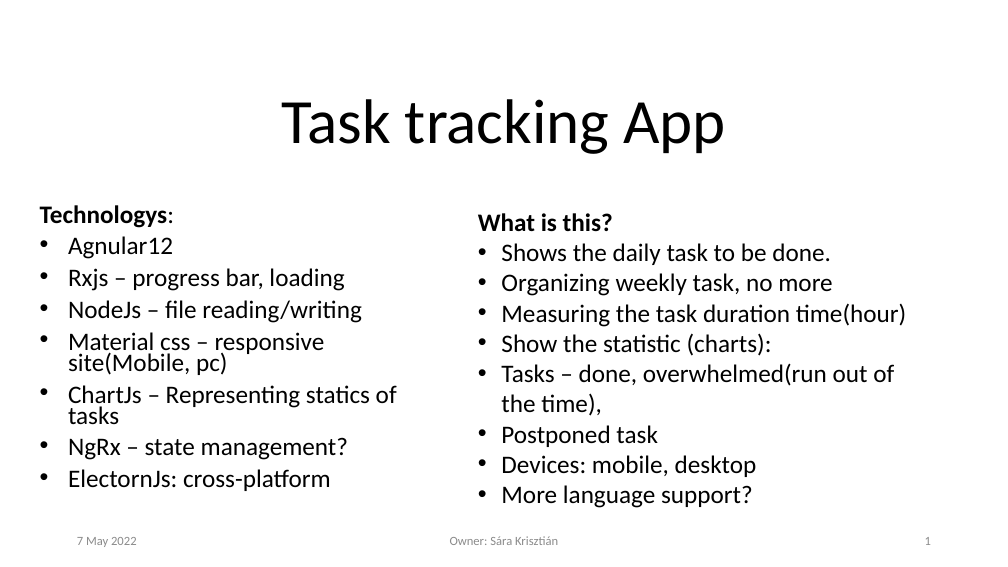
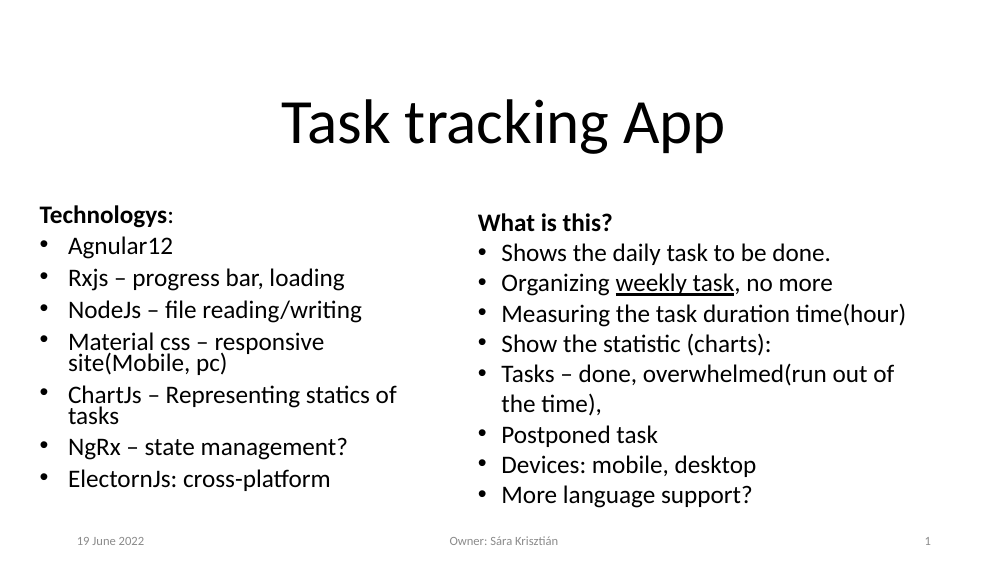
Before and after one commit to krisztian14testgit/ng-task-monitor, a slide deck: slide 1 of plan/TaskTracingApp.pptx. Drawn at 1008x567 pixels with LibreOffice and Linux fonts; fonts in the diff are those of the drawing; background and template pictures are left out. Boxes give left, top, right and bottom in pixels: in the first picture for what was removed or moved away, otherwise in the second. Text is boxed around its words. In the diff, an @@ line names an element or a change of style, - is before the commit and + after.

Commit message:
ppt sub-task done

```diff
--- a/plan/TaskTracingApp.pptx
+++ b/plan/TaskTracingApp.pptx
@@ text at <box>501,273,833,296</box>: underline on in "weekly task," @@
@@ text at <box>77,537,145,545</box>: text changed @@
-7 May 2022
+19 June 2022
```
Also in this commit, not shown: 7 other slides changed, 1 slide added.
